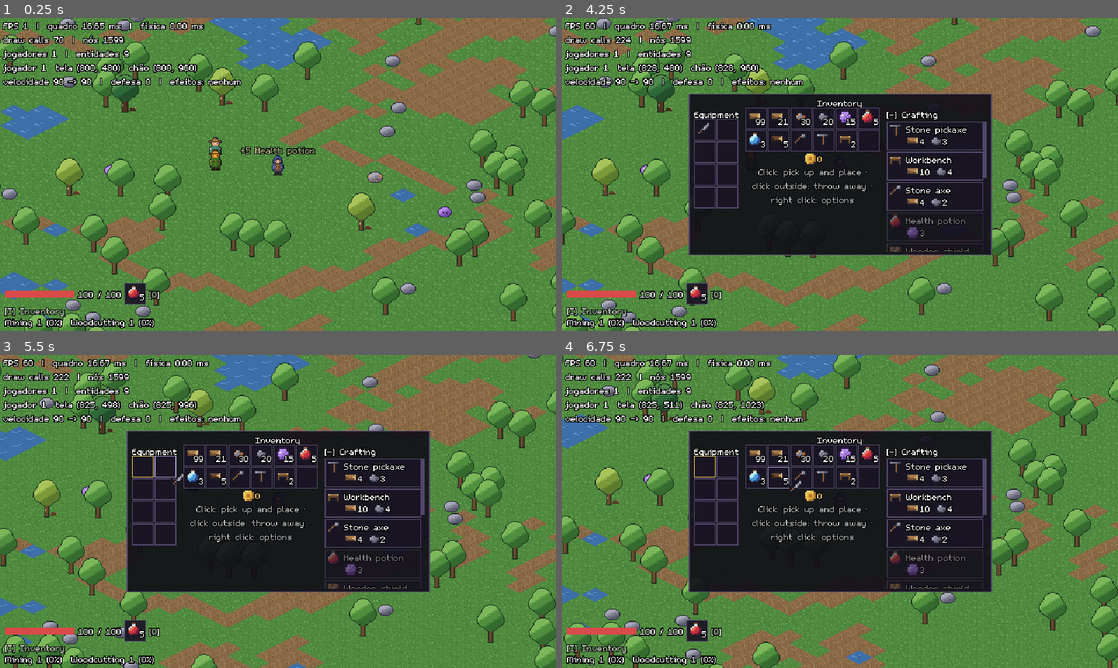
Above: before the commit, frames 1-4 (two rows, left to right).
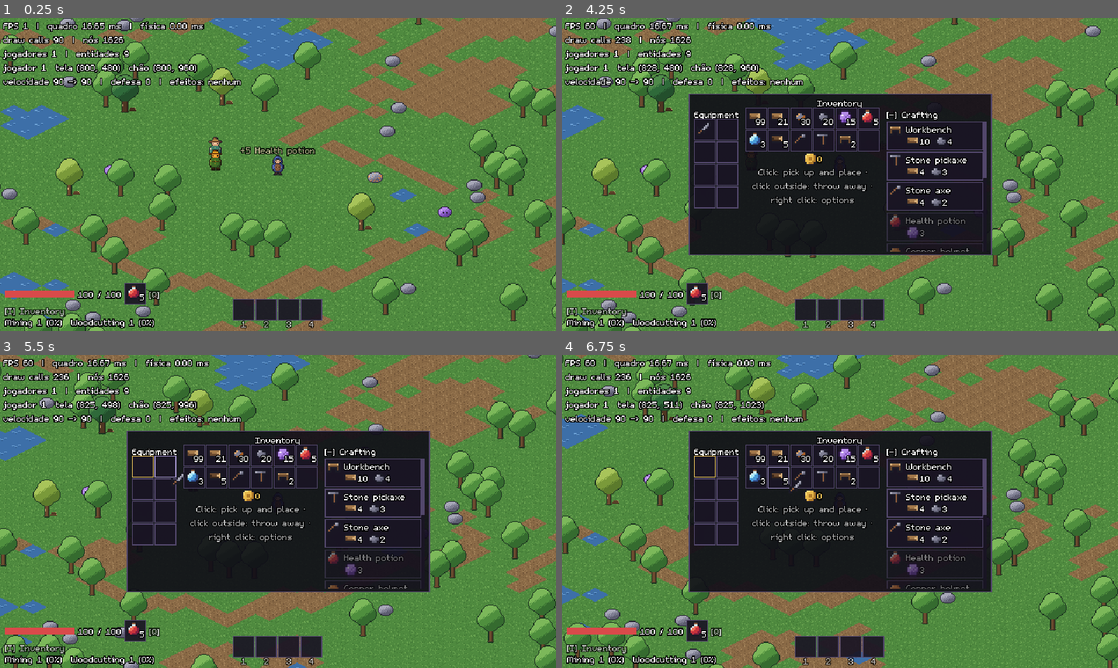
Above: after the commit, the same moments.

Repository: joaovictormendessilva/2d-isometric
Game: Godot game, scene res://scenes/main/main.tscn
Two runs of this game, one before a commit and one after it. Both use one fixed random seed, a clock stepped at 60 frames per second and the inputs below.
Inputs (mouse positions are in pixels of both pictures, inside the frame that each line leads up to):
- Up to frame 1 (0.25 s): no input
- Up to frame 2 (4.25 s): tap Enter (ui_accept) at 0.5, 0.77, 3.5, 3.77 s; move the mouse to (962, 158) at 0.52 s; press the mouse at (962, 158) at 0.53 s; hold D (move_right) 0.53-1.25 s; tap E (interact) at 0.8, 2.3, 3.8 s; release the mouse at (962, 158) at 1.25 s; drag from (728, 190) to (812, 237) at 1.27 s; move the mouse to (895, 105) at 2.02 s; hold D (move_right) 2.03-2.75 s; tap 1 (ability_1) at 2.1 s; click (895, 105) at 2.17 s; drag from (812, 237) to (673, 127) at 2.77 s; move the mouse to (1006, 221) at 3.52 s; hold A (move_left) from 3.53 s (still down); tap 3 (ability_3) at 3.6 s; click (1006, 221) at 3.67 s; tap I (inventory) at 4.15 s
- Up to frame 3 (5.5 s): release A (move_left) at 4.25 s; drag from (144, 467) to (194, 433) at 4.27 s; tap Enter (ui_accept) at 5 s; move the mouse to (166, 467) at 5.02 s; press the mouse at (166, 467) at 5.03 s; hold S (move_down) from 5.03 s (still down); tap E (interact) at 5.3 s
- Up to frame 4 (6.75 s): release S (move_down) at 5.75 s; release the mouse at (728, 467) at 5.75 s; drag from (706, 489) to (728, 527) at 5.77 s; tap Enter (ui_accept) at 6.5 s; drag from (728, 489) to (895, 442) at 6.52 s

The runs differ from the first frame. In frame 1, 1.2% of the frame differs, in the area x 9-58%, y 5-100%; in frame 2, 1.9%, in the area x 10-74%, y 5-100%; in frame 3, 1.9%; in frame 4, 1.9%.

Commit message:
Stage G2b: ability bar with keys, cooldown shade and right-click slot choice; refusal notices no longer stack

Diff:
--- a/data/i18n/texts.csv
+++ b/data/i18n/texts.csv
@@ -95,6 +95,8 @@
 CAST_COOLING_DOWN,Habilidade recarregando,Ability recharging
 ABILITY_ARCANE_BOLT,Projétil arcano,Arcane bolt
 FEEDBACK_ABILITY_LEARNED,Nova habilidade: %s,New ability: %s
+ABILITY_MENU_CLEAR,Esvaziar,Clear
+STAT_ABILITY_COOLDOWN,Recarga %s s,Cooldown %s s
 ITEM_TOME_ARCANE_BOLT,Tomo: Projétil arcano,Tome: Arcane bolt
 STAT_TEACHES_ABILITY,Ensina a habilidade %s,Teaches the %s ability
 HUD_POTION_KEY,[%s],[%s]
--- a/scenes/main/main.gd
+++ b/scenes/main/main.gd
@@ -50,6 +50,8 @@
 var _traveling: Dictionary[int, bool] = {}
 ## Barra do chefe no alto da tela (criada aqui: só existe para o jogador local).
 var _boss_bar := BossBar.new()
+## Teclas de habilidade embaixo no meio da tela (só do jogador local).
+var _ability_bar := AbilityBar.new()
 
 @onready var network: Network = $Network
 @onready var player_state: PlayerStateSync = $PlayerState
@@ -244,6 +246,8 @@
 		return
 	_local_ui_ready = true
 	$UI.add_child(_boss_bar)
+	$UI.add_child(_ability_bar)
+	_ability_bar.setup(session.get_ability_book(local_player_id()), abilities)
 	var progress := session.get_skills(local_player_id())
 	var wallet := session.get_wallet(local_player_id())
 	_hud.setup(progress, skills, inventory, items, session.get_cooldowns(local_player_id()),
--- /dev/null
+++ b/scenes/ui/ability_bar.gd
@@ -0,0 +1,111 @@
+class_name AbilityBar
+extends HBoxContainer
+## HUD: as 4 teclas de habilidade do jogador local, embaixo no meio da tela (estilo V Rising). Cada
+## quadrado mostra o ícone, a tecla e a recarga (escurece de cima para baixo e conta os segundos).
+## Passar o mouse mostra o que a habilidade faz; botão direito escolhe qual habilidade aprendida vai
+## na tecla (o host decide; ver AbilitySync). Só lê estado.
+
+## Espaço embaixo da barra: a tecla de cada quadrado fica ali (o texto sobe um pouco no quadrado).
+const BOTTOM_MARGIN := 12.0
+const KEY_OVERLAP := 3.0
+
+var _book: AbilityBook
+var _abilities: AbilitySync
+var _slots: Array[Slot] = []
+var _menu := ChoiceMenu.new()
+
+
+## Quadrado de uma tecla: o quadrado de item, com a tecla no canto e a recarga por cima.
+class Slot extends SlotView:
+	var ability: AbilityData
+	var cooldown_left := 0.0
+	var _key := Label.new()
+	var _seconds := Label.new()
+	## Sombra da recarga por cima do ícone: cobre de cima para baixo o que ainda falta.
+	var _shade := ColorRect.new()
+
+	func _init(p_index: int, key_text: String) -> void:
+		_build(p_index)
+		_shade.color = Color(UiStyle.PANEL_BACK, 1.0 - UiStyle.UNAVAILABLE_ALPHA)
+		_shade.mouse_filter = Control.MOUSE_FILTER_IGNORE
+		add_child(_shade)
+		_key.text = key_text
+		_key.size.x = SIZE.x
+		_key.position = Vector2(0, SIZE.y - KEY_OVERLAP)
+		_key.horizontal_alignment = HORIZONTAL_ALIGNMENT_CENTER
+		_key.modulate.a = UiStyle.HINT_ALPHA
+		add_child(_key)
+		_seconds.size = SIZE
+		_seconds.horizontal_alignment = HORIZONTAL_ALIGNMENT_CENTER
+		_seconds.vertical_alignment = VERTICAL_ALIGNMENT_CENTER
+		add_child(_seconds)
+
+	func show_ability(p_ability: AbilityData, seconds: float) -> void:
+		if p_ability != ability:
+			ability = p_ability
+			_icon.texture = ability.icon if ability else null
+			tooltip_text = AbilityTexts.describe(ability)
+		if not is_equal_approx(seconds, cooldown_left):
+			cooldown_left = seconds
+			_seconds.text = str(ceili(seconds)) if seconds > 0.0 else ""
+			var fraction := clampf(seconds / ability.cooldown, 0.0, 1.0) if ability else 0.0
+			_shade.size = Vector2(SIZE.x, roundf(SIZE.y * fraction))
+
+	func _gui_input(event: InputEvent) -> void:
+		var button := event as InputEventMouseButton
+		if button and button.pressed and button.button_index == MOUSE_BUTTON_RIGHT:
+			menu_requested.emit(index)
+			accept_event()
+
+
+
+func _ready() -> void:
+	mouse_filter = Control.MOUSE_FILTER_IGNORE
+	add_theme_constant_override(&"separation", UiStyle.GAP)
+	set_process(false)  # até o setup
+	for index in AbilityBook.SLOTS:
+		var slot := Slot.new(index, Texts.action_key(LocalPlayerInput.ABILITY_ACTIONS[index]))
+		slot.menu_requested.connect(_open_menu)
+		add_child(slot)
+		_slots.append(slot)
+	# Com os quadrados já dentro (tamanho mínimo conhecido): embaixo, no meio.
+	set_anchors_and_offsets_preset(Control.PRESET_CENTER_BOTTOM, Control.PRESET_MODE_MINSIZE,
+		BOTTOM_MARGIN)
+	grow_horizontal = Control.GROW_DIRECTION_BOTH
+	grow_vertical = Control.GROW_DIRECTION_BEGIN
+
+
+func setup(book: AbilityBook, abilities: AbilitySync) -> void:
+	_book = book
+	_abilities = abilities
+	get_parent().add_child.call_deferred(_menu)
+	book.changed.connect(_show)
+	set_process(true)
+	_show()
+
+
+## Botão direito numa tecla: as habilidades aprendidas (pôr aqui) e "Esvaziar".
+func _open_menu(index: int) -> void:
+	var choices := []
+	for ability in _book.learned():
+		if ability != _book.in_slot(index):
+			choices.append([ability.get_display_name(),
+				_abilities.request_set_slot.bind(index, ability.id)])
+	if _book.in_slot(index):
+		choices.append([Texts.get_text(&"ABILITY_MENU_CLEAR"),
+			_abilities.request_set_slot.bind(index, &"")])
+	if not choices.is_empty():
+		_menu.open(choices, get_viewport().get_mouse_position())
+
+
+## Roda todo quadro só para contar as recargas (4 quadrados; barato).
+func _process(_delta: float) -> void:
+	_show()
+
+
+func _show() -> void:
+	var now := NetRules.now()
+	for index in _slots.size():
+		var ability := _book.in_slot(index)
+		_slots[index].show_ability(ability,
+			_book.cooldowns.remaining(ability.id, now) if ability else 0.0)
--- /dev/null
+++ b/scenes/ui/ability_texts.gd
@@ -0,0 +1,15 @@
+class_name AbilityTexts
+extends RefCounted
+## Texto de uma habilidade para a dica: nome, dano, recarga e os efeitos que aplica.
+
+
+static func describe(ability: AbilityData) -> String:
+	if ability == null:
+		return ""
+	var lines: Array[String] = [ability.get_display_name(),
+		Texts.format(&"STAT_DAMAGE", [ability.damage]),
+		Texts.format(&"STAT_ABILITY_COOLDOWN", [String.num(ability.cooldown, 1)])]
+	for effect in ability.hit_effects:
+		lines.append(Texts.format(&"STAT_EFFECT", [effect.get_display_name(),
+			roundi(effect.duration)]))
+	return "\n".join(lines)
--- a/scenes/ui/context_menu.gd
+++ b/scenes/ui/context_menu.gd
@@ -5,8 +5,11 @@
 ## vira ataque (o menu está no grupo que segura o mouse enquanto aberto).
 
 
+func _init() -> void:
+	visible = false  # fechado desde a criação, mesmo antes de entrar na árvore
+
+
 func _ready() -> void:
-	visible = false
 	add_to_group(LocalPlayerInput.MOUSE_CAPTURE_GROUP)
 
 
--- a/tests/test_abilities.gd
+++ b/tests/test_abilities.gd
@@ -188,6 +188,35 @@
 	check(not client_book.cooldowns.is_ready(BOLT, NetRules.now()), "a recarga está no cliente")
 
 
+## G2b: a barra mostra a habilidade da tecla e a recarga; o botão direito troca de tecla.
+func test_ability_bar_shows_slots_and_moves_abilities() -> void:
+	var game := start_game()
+	calm_monsters(game)
+	var bar: AbilityBar = game.find_children("*", "AbilityBar", true, false)[0]
+	var book := (game.session as GameSession).get_ability_book(1)
+	var bolt := AbilityDatabase.shared().get_ability(BOLT)
+	check(bar._slots.size() == AbilityBook.SLOTS and bar._slots.all(
+		func(slot: AbilityBar.Slot) -> bool: return slot.ability == null), "4 teclas vazias")
+	bar._open_menu(1)
+	check(not bar._menu.visible, "nada aprendido: sem menu")
+	book.learn(bolt)
+	check(bar._slots[0].ability == bolt and bar._slots[0].tooltip_text.contains(
+		bolt.get_display_name()), "aprendeu: aparece na tecla 1, com dica")
+	(game.abilities as AbilitySync).request_cast(1, 0, Vector2.UP)
+	await physics_frames(2)
+	check(bar._slots[0].cooldown_left > 0.0 and bar._slots[0]._seconds.text != "",
+		"recarga contando na tecla")
+	bar._open_menu(2)
+	check(bar._menu.visible and bar._menu.choice_count() == 1, "tecla 3: oferece o projétil")
+	(bar._menu._column.get_child(0) as Button).pressed.emit()
+	check(book.in_slot(2) == bolt and book.in_slot(0) == null and bar._slots[2].ability == bolt,
+		"mudou para a tecla 3")
+	bar._open_menu(2)
+	check(bar._menu.choice_count() == 1, "na própria tecla: só Esvaziar")
+	(bar._menu._column.get_child(0) as Button).pressed.emit()
+	check(book.in_slot(2) == null and book.knows(BOLT), "esvaziou (continua aprendida)")
+
+
 func _another_monster(game: Node, other: Monster) -> Monster:
 	for node in (game.region as Region).entities.get_children():
 		if node is Monster and node != other:
Not shown, added: scenes/ui/ability_bar.gd.uid
Not shown, added: scenes/ui/ability_texts.gd.uid
Not shown, added: scenes/ui/choice_menu.gd.uid
Not shown, added: scenes/ui/context_menu.gd.uid
Not shown, changed: docs/01-decisoes.md
Not shown, changed: docs/02-plano-e-status.md
